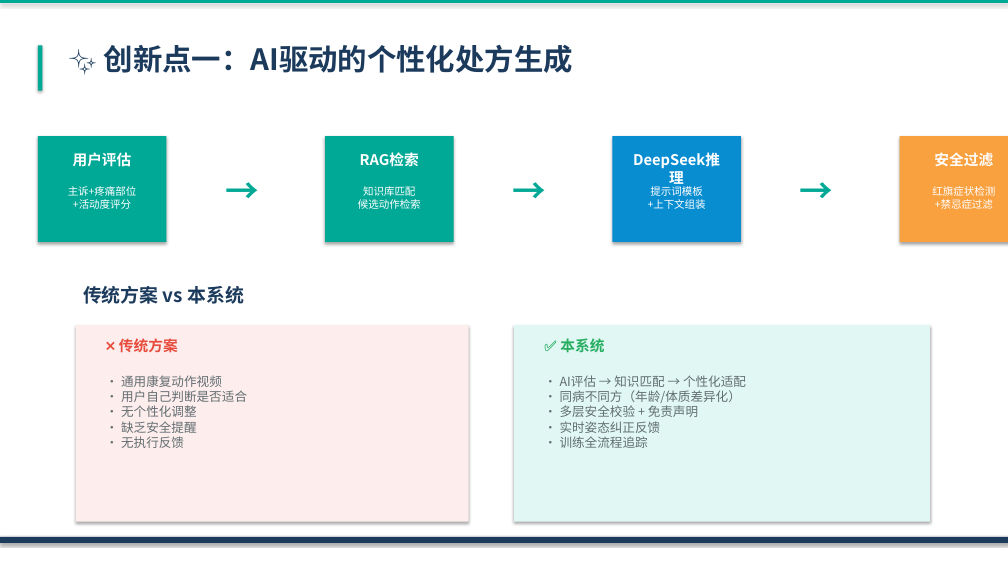
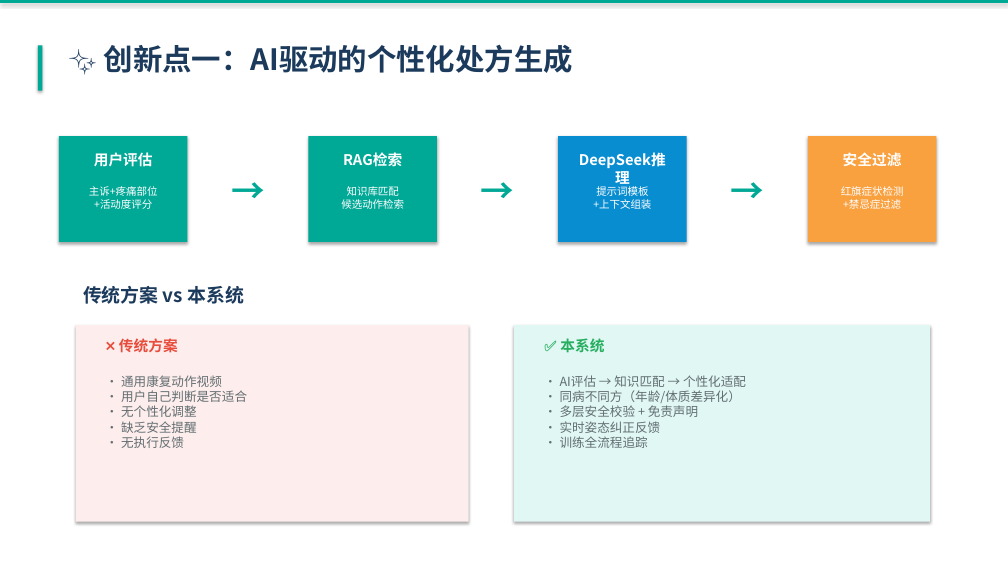
Before and after one commit to beadeepr/Kangjian-Atlas-LLM-Powered-Personalized-Exercise-Rehabilitation-Prescription-System, a slide deck: slide 10 of 康健图谱_演示PPT.pptx (slide 11 before the commit). Drawn at 1008x567 pixels with LibreOffice and Linux fonts; fonts in the diff are those of the drawing. Boxes give left, top, right and bottom in pixels: in the first picture for what was removed or moved away, otherwise in the second. Text is boxed around its words. In the diff, an @@ line names an element or a change of style, - is before the commit and + after.

```diff
--- a/康健图谱_演示PPT.pptx
+++ b/康健图谱_演示PPT.pptx
@@ 2 texts, 1 rectangle: place and size @@
-2 texts, 1 rectangle at bbox=[38, 136, 166, 242]
+2 texts, 1 rectangle at bbox=[59, 136, 188, 242]
@@ 2 texts, 1 rectangle: place and size @@
-2 texts, 1 rectangle at bbox=[325, 136, 454, 242]
+2 texts, 1 rectangle at bbox=[309, 136, 437, 242]
@@ 2 texts, 1 rectangle: place and size @@
-2 texts, 1 rectangle at bbox=[613, 136, 741, 242]
+2 texts, 1 rectangle at bbox=[558, 136, 687, 242]
@@ 2 texts, 1 rectangle: place and size @@
-2 texts, 1 rectangle at bbox=[900, 136, 1008, 242]
+2 texts, 1 rectangle at bbox=[808, 136, 937, 242]
@@ text "→": place and size @@
-text "→" at bbox=[204, 166, 280, 227]
+text "→" at bbox=[210, 166, 286, 227]
@@ text "→": place and size @@
-text "→" at bbox=[492, 166, 567, 227]
+text "→" at bbox=[460, 166, 535, 227]
@@ text "→": place and size @@
-text "→" at bbox=[779, 166, 854, 227]
+text "→" at bbox=[709, 166, 785, 227]
@@ rectangle removed at bbox=[0, 537, 1008, 543] @@
```
Also in this commit, not shown: 21 other slides changed, 1 slide removed.
